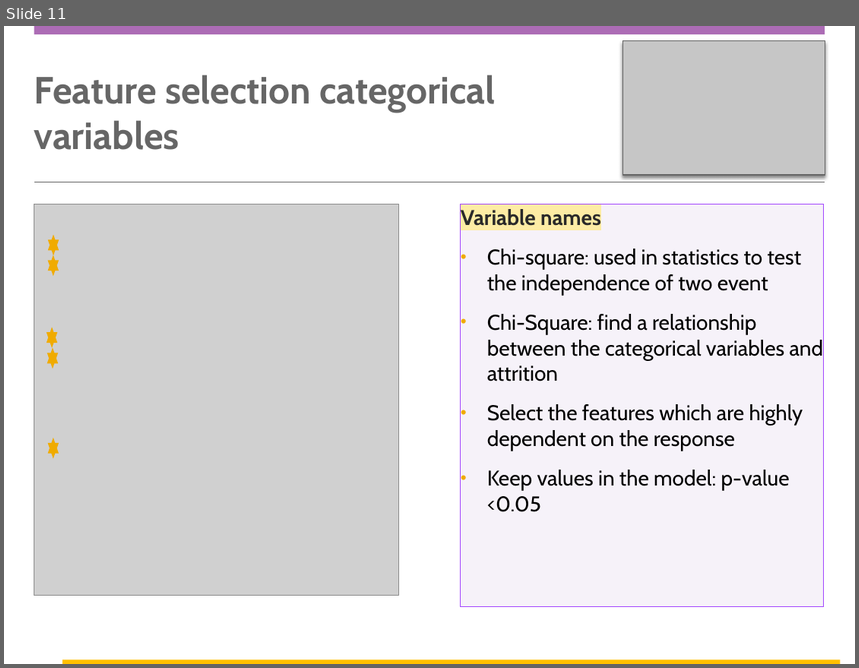
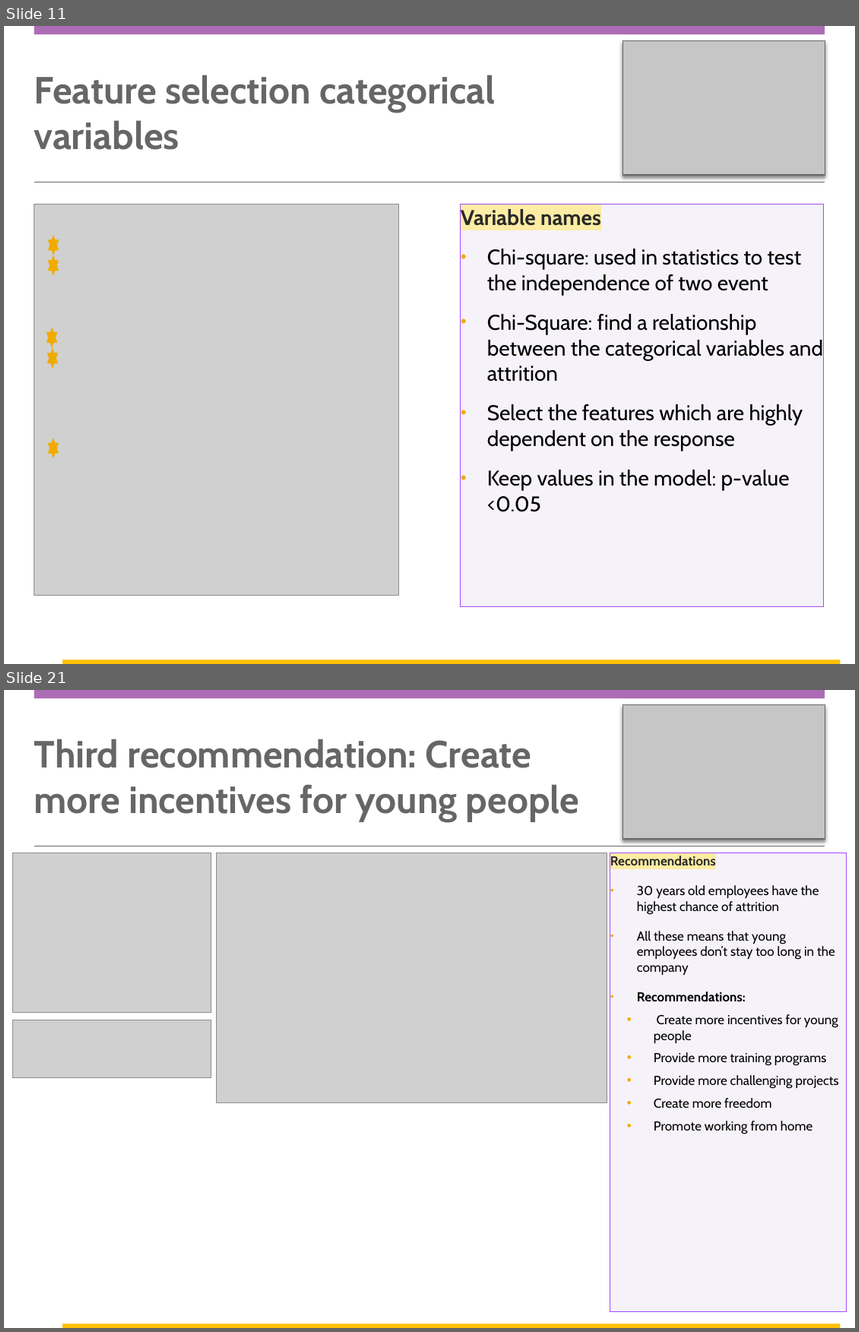
Before and after one commit to carlosAtestevez/CaseStudy2DDS, a slide deck: DDSAnalytics Presentation.pptx. Shown one above the other, each under a label of ours: slide 11 before the commit, slides 11 and 21 after it; the slides between them are not shown. The pictures are 859x668 and 859x1332 pixels, drawn with LibreOffice and Linux fonts; fonts in the diff are those of the drawing; grey boxes stand for pictures; background and template pictures are left out. Boxes give left, top, right and bottom in pixels: in the first picture for what was removed or moved away, otherwise in the second. Text is boxed around its words. In the diff, an @@ line names an element or a change of style, - is before the commit and + after.

```diff
--- a/DDSAnalytics Presentation.pptx
+++ b/DDSAnalytics Presentation.pptx
@@ slide 21 added at [4,690,855,1328], background #FFFFFF; not listed: 5 template elements that a slide beside it also shows @@
@@ title added at [34,739,579,821], 32 pt, text #666666, bold @@
+Third recommendation: Create more incentives for young people
@@ picture added at [12,853,211,1012] @@
@@ picture added at [217,853,607,1103] @@
@@ rectangle added at [610,853,847,1312], fill #7030A0 at 6% opacity, outline #A348FE 0.75 pt, 11 pt, text #000000 @@
+Recommendations
+• 30 years old employees have the highest chance of attrition
+• All these means that young employees don’t stay too long in the company
+• Recommendations:
+  • Create more incentives for young people
+  • Provide more training programs
+  • Provide more challenging projects
+  • Create more freedom
+  • Promote working from home
@@ picture added at [12,1021,211,1078] @@
```
Also in this commit, not shown: 11 slides changed, 5 other slides added, 6 other files.
